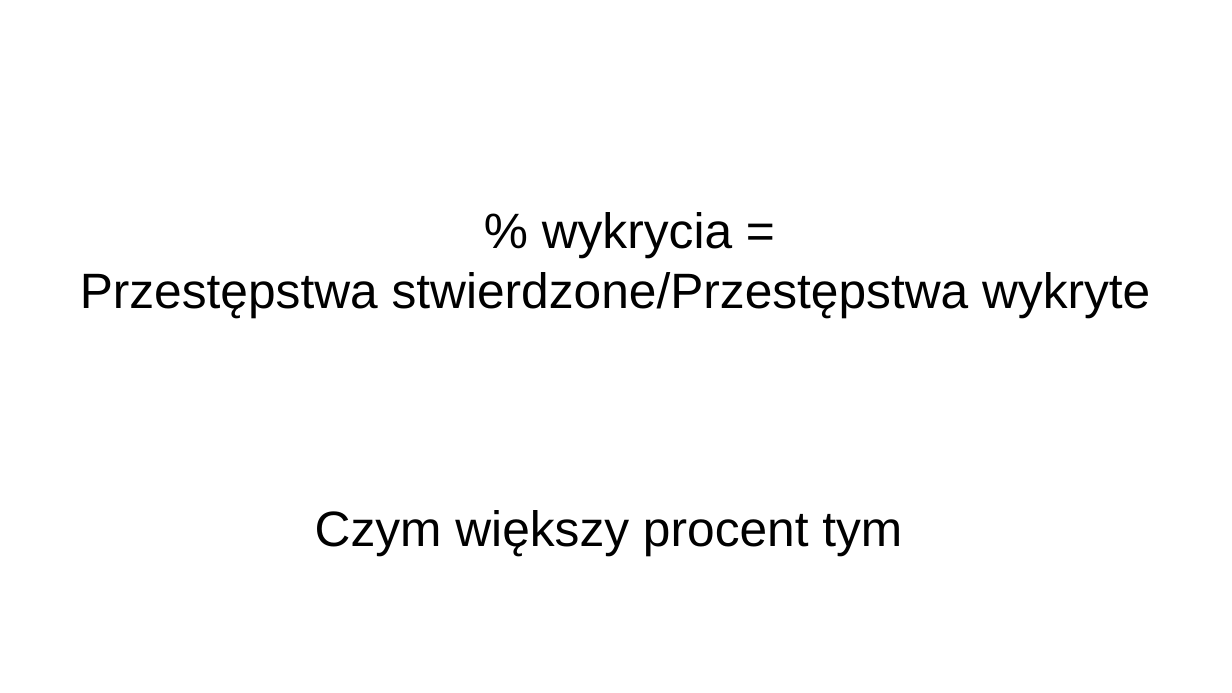
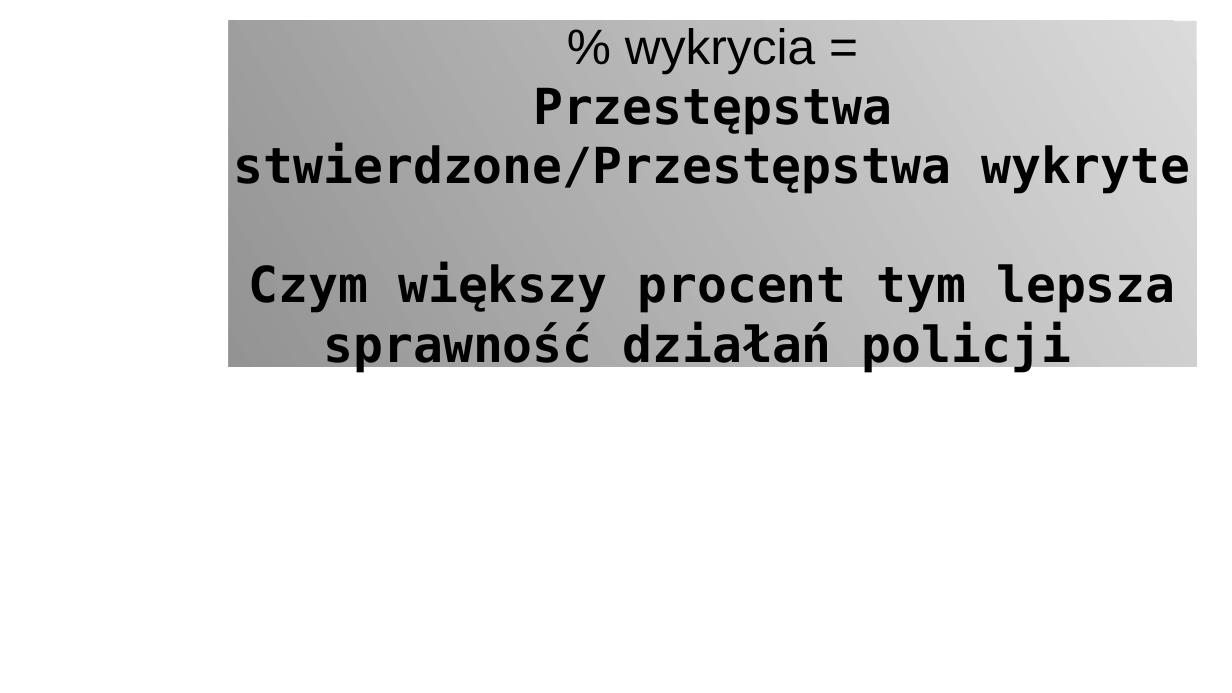
Before and after one commit to WoroON/SpisPowszechny, a slide deck: slide 10 of Prezentacja.odp (slide 5 before the commit). Drawn at 1232x693 pixels with LibreOffice and Linux fonts; fonts in the diff are those of the drawing; background and template pictures are left out. Boxes give left, top, right and bottom in pixels: in the first picture for what was removed or moved away, otherwise in the second. Text is boxed around its words. In the diff, an @@ line names an element or a change of style, - is before the commit and + after.

```diff
--- a/Prezentacja.odp
+++ b/Prezentacja.odp
@@ subtitle "% wykrycia =": place and size @@
-subtitle "% wykrycia =" at box(80, 212, 1150, 556)
+subtitle "% wykrycia =" at box(229, 21, 1197, 367)
@@ subtitle "% wykrycia =" at box(229, 21, 1197, 367): fill none to gradient #CCCCCC to #666666 @@
@@ subtitle at box(234, 87, 1190, 194): font Arial to DejaVu Sans Mono, bold on in "Przestępstwa stwierdzone/Przestępstwa wykryte" @@
@@ subtitle at box(249, 262, 1175, 373): text changed; font Arial to DejaVu Sans Mono; bold on @@
-Czym większy procent tym
+Czym większy procent tym lepsza sprawność działań policji
```
Also in this commit, not shown: 6 other slides changed, 6 slides added, 4 slides removed.
